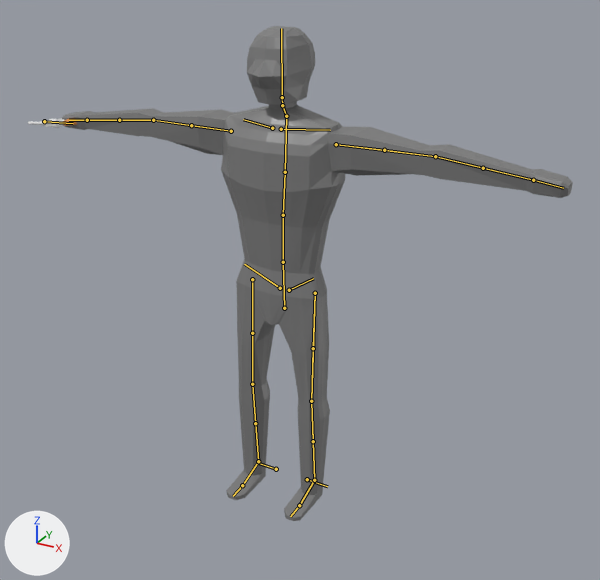
Two versions of the Blender file Assets/Models/Characters/man_model.blend, one commit apart.
Before and after are seen from a 50 mm camera at (6.17, -10.69, 9.17) aimed at (0.75, -0.85, 4.24). Arrows for +X, +Y and +Z are at lower left; the lights stay in place. The bones that bend it are drawn over the model as lines.

The first picture shows 'Cylinder', 'player'.
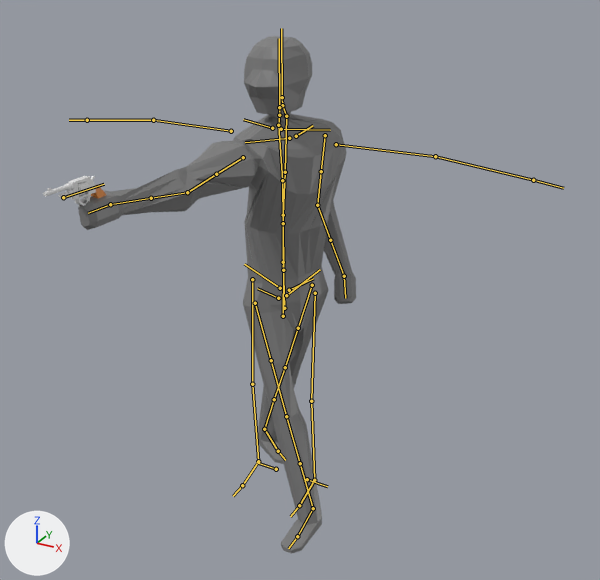
The newer file adds an action. The first version stands in its rest pose; the second is drawn at frame 20 of the action 'walking_sideways_one_hand'.

Location of each change, [x1, y1, x2, y2] in pixels of the pictures (600 x 580 px):
'player', posed (46% narrower)
    before: [62, 26, 573, 521]
    after: [78, 36, 356, 553]
'Cylinder', posed
    before: [28, 118, 77, 128]
    after: [43, 176, 106, 206]

What the commit changed:
Bone 'torso' (bone_torso) moves from (0.0, 0.0, 0.0) to (0.0, 0.0, -0.14).
Bone 'hips' (bone_hips) turns from (0, 0, 0) to (0, 0, 67) degrees about its own x, y and z.
Bone 'chest' (bone_chest) turns from (0, 0, 0) to (0, 0, 77) degrees about its own x, y and z.
Bone 'hand_tweak.R' (bone_hand_tweak_r) turns from (0, 0, 0) to (0, 15, 0) degrees about its own x, y and z.
Bone 'forearm_tweak.R' (bone_forearm_tweak_r) turns from (0, 0, 0) to (0, -30, 0) degrees about its own x, y and z.
Bone 'upper_arm_tweak.R' (bone_upper_arm_tweak_r) turns from (0, 0, 0) to (0, -287, 0) degrees about its own x, y and z.
Bone 'hand_ik.L' (bone_hand_ik_l) moves from (0.0, 0.0, 0.0) to (2.17, -2.93, 1.77).
Bone 'hand_ik.L' (bone_hand_ik_l) turns from (0, 0, 0) to (116, -15, -137) degrees about its own x, y and z.
Bone 'upper_arm_ik_target.L' (bone_upper_arm_ik_target_l) moves from (0.0, 0.0, 0.0) to (0.1, 3.71, 3.13).
Bone 'hand_ik.R' (bone_hand_ik_r) moves from (0.0, 0.0, 0.0) to (3.01, -3.44, 2.32).
Bone 'hand_ik.R' (bone_hand_ik_r) turns from (0, 0, 0) to (116, 55, 30) degrees about its own x, y and z.
Bone 'upper_arm_ik_target.R' (bone_upper_arm_ik_target_r) moves from (0.0, 0.0, 0.0) to (0.73, 4.31, -0.11).
Bone 'foot_ik.L' (bone_foot_ik_l) moves from (0.0, 0.0, 0.0) to (-1.6, 0.96, 0.0).
Bone 'foot_ik.L' (bone_foot_ik_l) turns from (0, 0, 0) to (0, 0, 58) degrees about its own x, y and z.
Bone 'thigh_ik_target.L' (bone_thigh_ik_target_l) moves from (0.0, 0.0, 0.0) to (1.08, 1.08, -0.01).
Bone 'foot_ik.R' (bone_foot_ik_r) moves from (0.0, 0.0, 0.0) to (1.5, -0.7, 0.0).
Bone 'thigh_ik_target.R' (bone_thigh_ik_target_r) moves from (0.0, 0.0, 0.0) to (-1.78, 1.8, 1.56).
